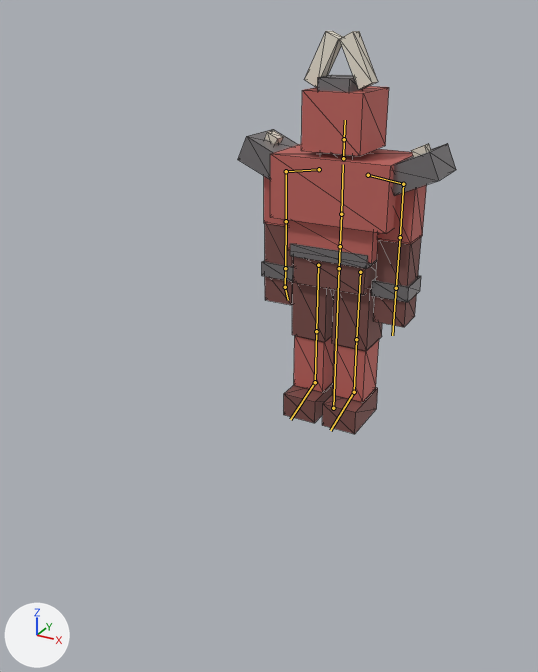
A saved change to the glTF model assets/enemies/brute_01/brute_rigged.glb.
Rendered twice from a camera (50 mm lens) standing at (2.23, -5.21, 3.15) and looking at (0.12, -1.38, 1.23). The axes (+X, +Y, +Z) are drawn at lower left. The lights are the same throughout. The older version comes first. The bones that bend it are drawn over the model as lines. Mesh edges are drawn as thin lines.

The first picture shows 'GEO-brute_body'.
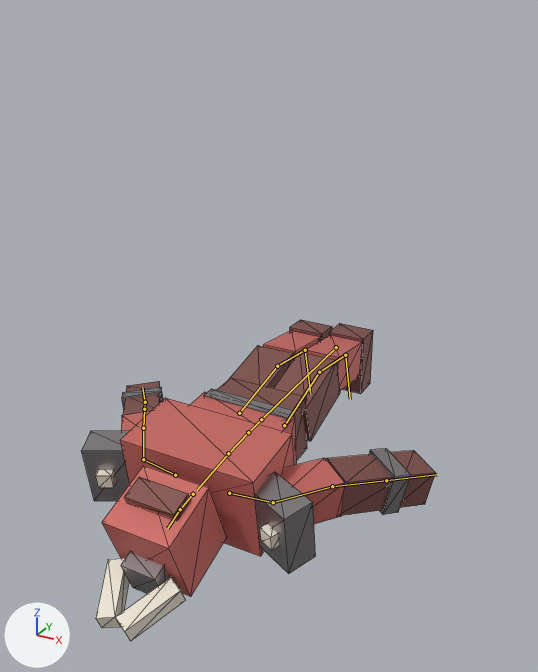
The newer file adds an action. The first version stands in its rest pose; the second is drawn at frame 31 of the action 'Death'.

Pixel boxes (x1, y1, x2, y2) of what changed, in the pictures (538 x 672 px):
'GEO-brute_body', posed (63% wider, 20% shorter)
    before: (238, 31, 456, 434)
    after: (81, 320, 436, 641)
bone 'root', root to tip
    before: (333, 408) to (339, 268)
    after: (336, 347) to (261, 419)
bone 'hips', root to tip
    before: (339, 268) to (340, 246)
    after: (261, 419) to (248, 432)
bone 'spine', root to tip
    before: (340, 246) to (341, 214)
    after: (248, 432) to (228, 453)
bone 'chest', root to tip
    before: (341, 214) to (343, 164)
    after: (228, 453) to (197, 490)
bone 'neck', root to tip
    before: (343, 158) to (344, 139)
    after: (193, 494) to (180, 509)
bone 'head', root to tip
    before: (344, 139) to (345, 120)
    after: (180, 509) to (167, 528)
bone 'upperarm.L', root to tip
    before: (403, 184) to (400, 237)
    after: (273, 502) to (332, 486)
bone 'forearm.L', root to tip
    before: (400, 237) to (396, 288)
    after: (332, 486) to (386, 480)
bone 'upperarm.R', root to tip
    before: (286, 171) to (286, 221)
    after: (143, 459) to (143, 428)
bone 'forearm.R', root to tip
    before: (286, 221) to (285, 268)
    after: (143, 428) to (144, 409)
bone 'thigh.L', root to tip
    before: (360, 272) to (356, 339)
    after: (284, 425) to (319, 372)
bone 'shin.L', root to tip
    before: (356, 339) to (354, 392)
    after: (319, 372) to (345, 355)
bone 'foot.L', root to tip
    before: (354, 392) to (330, 430)
    after: (345, 355) to (350, 399)
bone 'thigh.R', root to tip
    before: (318, 265) to (316, 331)
    after: (239, 413) to (277, 366)
bone 'shin.R', root to tip
    before: (316, 331) to (315, 382)
    after: (277, 366) to (305, 350)
bone 'foot.R', root to tip
    before: (315, 382) to (290, 419)
    after: (305, 350) to (310, 394)

The change, as a list of edits to the scene's bpy script:
```text
Change bone_root:
    where bone_root = bpy.data.objects['ARM-brute_rig'].pose.bones['root']
    bone_root.location: (0.0, 0.0, 0.0) -> (0.0, 0.569, 0.0)
    bone_root.rotation_quaternion: (1.0, 0.0, 0.0, 0.0) -> (0.695, 0.719, 0.0, 0.0)  # degrees (0, 0, 0) -> degrees (92, 0, 0)
Change bone_hips:
    where bone_hips = bpy.data.objects['ARM-brute_rig'].pose.bones['hips']  # child of 'root'
    bone_hips.rotation_quaternion: (1.0, 0.0, 0.0, 0.0) -> (1.0, 0.009, 0.0, 0.0)  # degrees (0, 0, 0) -> degrees (1, 0, 0)
Change bone_spine:
    where bone_spine = bpy.data.objects['ARM-brute_rig'].pose.bones['spine']  # child of 'hips'
    bone_spine.rotation_quaternion: (1.0, 0.0, 0.0, 0.0) -> (1.0, 0.017, 0.0, 0.0)  # degrees (0, 0, 0) -> degrees (2, 0, 0)
Change bone_chest:
    where bone_chest = bpy.data.objects['ARM-brute_rig'].pose.bones['chest']  # child of 'spine'
    bone_chest.rotation_quaternion: (1.0, 0.0, 0.0, 0.0) -> (1.0, 0.026, 0.0, 0.0)  # degrees (0, 0, 0) -> degrees (3, 0, 0)
Change bone_neck:
    where bone_neck = bpy.data.objects['ARM-brute_rig'].pose.bones['neck']  # child of 'chest'
    bone_neck.rotation_quaternion: (1.0, 0.0, 0.0, 0.0) -> (1.0, 0.017, 0.0, 0.0)  # degrees (0, 0, 0) -> degrees (2, 0, 0)
Change bone_head:
    where bone_head = bpy.data.objects['ARM-brute_rig'].pose.bones['head']  # child of 'neck'
    bone_head.rotation_quaternion: (1.0, 0.0, 0.0, 0.0) -> (0.996, 0.087, 0.0, 0.0)  # degrees (0, 0, 0) -> degrees (10, 0, 0)
Change bone_upperarm_l:
    where bone_upperarm_l = bpy.data.objects['ARM-brute_rig'].pose.bones['upperarm.L']  # child of 'shoulder.L'
    bone_upperarm_l.rotation_quaternion: (1.0, 0.0, 0.0, 0.0) -> (0.944, -0.049, 0.017, -0.325)  # degrees (0, 0, 0) -> degrees (-6, 0, -38)
Change bone_forearm_l:
    where bone_forearm_l = bpy.data.objects['ARM-brute_rig'].pose.bones['forearm.L']  # child of 'upperarm.L'
    bone_forearm_l.rotation_quaternion: (1.0, 0.0, 0.0, 0.0) -> (0.996, -0.087, 0.0, 0.0)  # degrees (0, 0, 0) -> degrees (-10, 0, 0)
Change bone_upperarm_r:
    where bone_upperarm_r = bpy.data.objects['ARM-brute_rig'].pose.bones['upperarm.R']  # child of 'shoulder.R'
    bone_upperarm_r.rotation_quaternion: (1.0, 0.0, 0.0, 0.0) -> (0.944, -0.049, -0.017, 0.325)  # degrees (0, 0, 0) -> degrees (-6, 0, 38)
Change bone_forearm_r:
    where bone_forearm_r = bpy.data.objects['ARM-brute_rig'].pose.bones['forearm.R']  # child of 'upperarm.R'
    bone_forearm_r.rotation_quaternion: (1.0, 0.0, 0.0, 0.0) -> (0.996, -0.087, 0.0, 0.0)  # degrees (0, 0, 0) -> degrees (-10, 0, 0)
Change bone_thigh_l:
    where bone_thigh_l = bpy.data.objects['ARM-brute_rig'].pose.bones['thigh.L']  # child of 'hips'
    bone_thigh_l.rotation_quaternion: (1.0, 0.0, 0.0, 0.0) -> (0.993, 0.122, 0.0, 0.0)  # degrees (0, 0, 0) -> degrees (14, 0, 0)
Change bone_shin_l:
    where bone_shin_l = bpy.data.objects['ARM-brute_rig'].pose.bones['shin.L']  # child of 'thigh.L'
    bone_shin_l.rotation_quaternion: (1.0, 0.0, 0.0, 0.0) -> (0.978, -0.208, 0.0, 0.0)  # degrees (0, 0, 0) -> degrees (-24, 0, 0)
Change bone_foot_l:
    where bone_foot_l = bpy.data.objects['ARM-brute_rig'].pose.bones['foot.L']  # child of 'shin.L'
    bone_foot_l.rotation_quaternion: (1.0, 0.0, 0.0, 0.0) -> (0.998, 0.07, 0.0, 0.0)  # degrees (0, 0, 0) -> degrees (8, 0, 0)
Change bone_thigh_r:
    where bone_thigh_r = bpy.data.objects['ARM-brute_rig'].pose.bones['thigh.R']  # child of 'hips'
    bone_thigh_r.rotation_quaternion: (1.0, 0.0, 0.0, 0.0) -> (0.996, 0.087, 0.0, 0.0)  # degrees (0, 0, 0) -> degrees (10, 0, 0)
Change bone_shin_r:
    where bone_shin_r = bpy.data.objects['ARM-brute_rig'].pose.bones['shin.R']  # child of 'thigh.R'
    bone_shin_r.rotation_quaternion: (1.0, 0.0, 0.0, 0.0) -> (0.985, -0.174, 0.0, 0.0)  # degrees (0, 0, 0) -> degrees (-20, 0, 0)
Change bone_foot_r:
    where bone_foot_r = bpy.data.objects['ARM-brute_rig'].pose.bones['foot.R']  # child of 'shin.R'
    bone_foot_r.rotation_quaternion: (1.0, 0.0, 0.0, 0.0) -> (0.999, 0.052, 0.0, 0.0)  # degrees (0, 0, 0) -> degrees (6, 0, 0)
```
